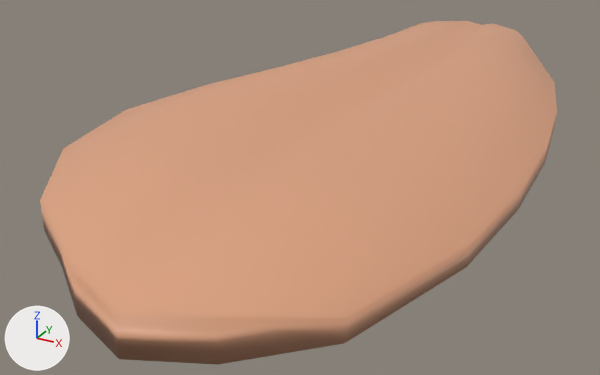
Before and after pictures for a commit that changed the FBX model Assets/Assets/Models/Kitchen/ingredients/Fish & Chips/Raw Fish/mesh_rawfish_01.fbx.
Rendered twice from a 50 mm camera at (0.135, -0.303, 0.123) aimed at (-0.018, -0.025, -0.016). Every picture has the same lights, and +X, +Y and +Z are marked at lower left. Where no turn or scale is listed for an object, it has been applied to the vertices.

In view in the first picture: 'mesh_rawfish_01'.
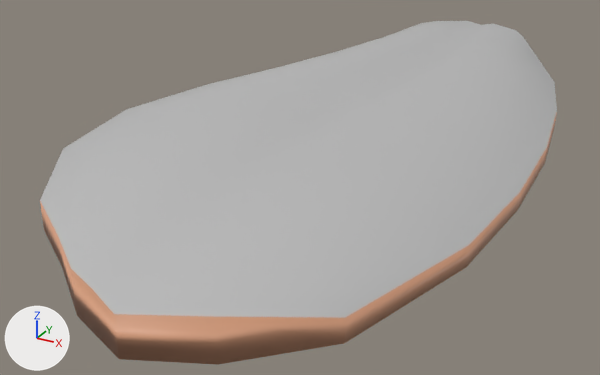
Commit message: [CHANGE] 2 Mats for fish

The edits, one by one:
Material 'mat_rawFish_top' (mat_mat_rawfish_top) is new.
Its base color is (0.5, 0.5, 0.5) (grey #bcbcbc).
me_mesh has 112 vertices, 110 faces and spans x -0.08..0.08, y -0.183..0.183, z 0.003..0.027.
me_mesh is used by ob_mesh_rawfish_01; location (0.0, 0.0, 0.0).
me_mesh part 1: all 42 faces centred in x -0.06..0.063, y -0.141..0.152, z 0.015..0.027 switch from mat_mat_rawfish (beige #dea380) to mat_mat_rawfish_top (grey #bcbcbc).

Where the change shows, as pixel boxes [x1, y1, x2, y2] in the pictures (600 x 375 px):
part 1 of me_mesh, recoloured (beige to grey): [40, 21, 557, 318] in both
